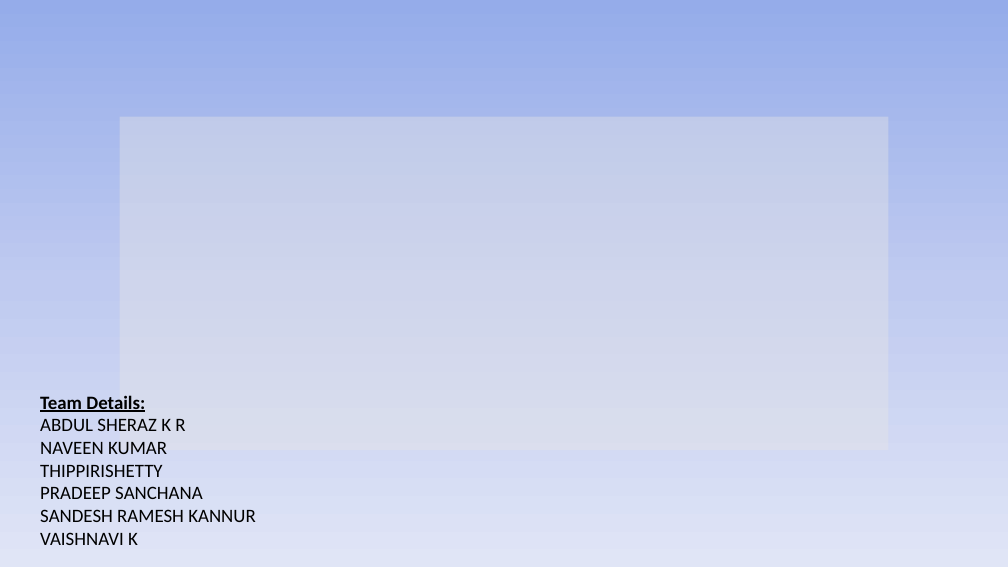
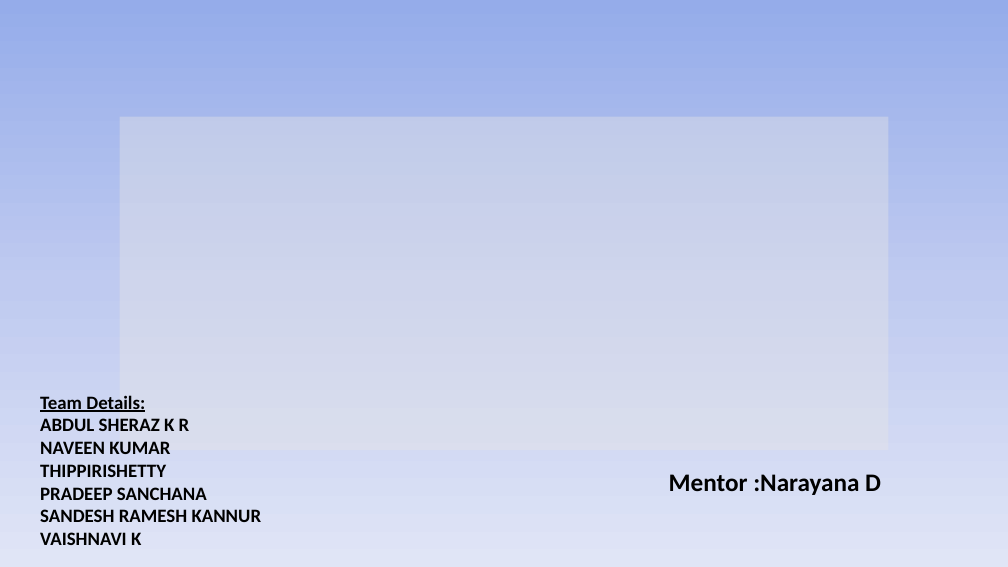
Before and after one commit to sanchanapradeep/aiml_capstone, a slide deck: slide 1 of Millets_Market Price_Prediction_Presentation_Group 7.pptx. Drawn at 1008x567 pixels with LibreOffice and Linux fonts; fonts in the diff are those of the drawing; background and template pictures are left out. Boxes give left, top, right and bottom in pixels: in the first picture for what was removed or moved away, otherwise in the second. Text is boxed around its words. In the diff, an @@ line names an element or a change of style, - is before the commit and + after.

```diff
--- a/Millets_Market Price_Prediction_Presentation_Group 7.pptx
+++ b/Millets_Market Price_Prediction_Presentation_Group 7.pptx
@@ text at box(40, 418, 262, 545): bold on in "ABDUL SHERAZ K R", "NAVEEN KUMAR THIPPIRISHETTY", "PRADEEP SANCHANA", "SANDESH RAMESH KANNUR" and 1 more places @@
@@ text added at box(669, 474, 881, 495), 24 pt, text #000000, bold @@
+Mentor :Narayana D
```
Also in this commit, not shown: 11 other slides changed.
